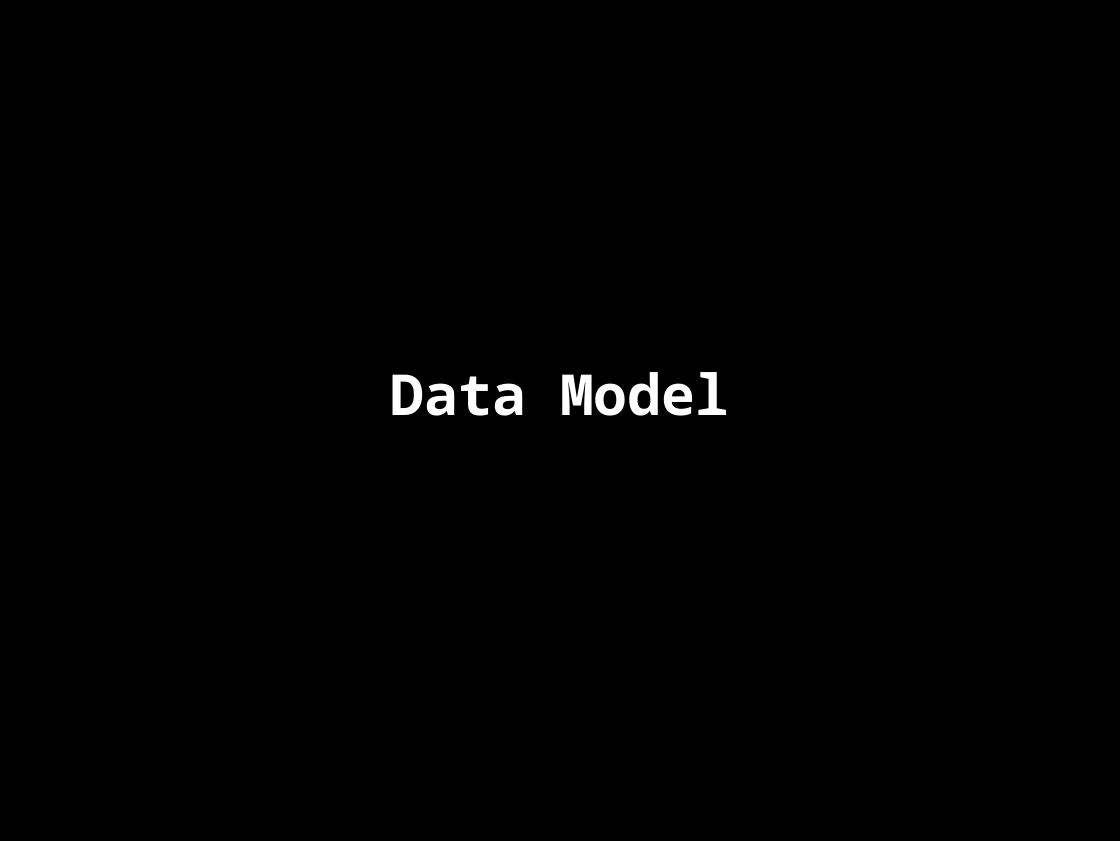
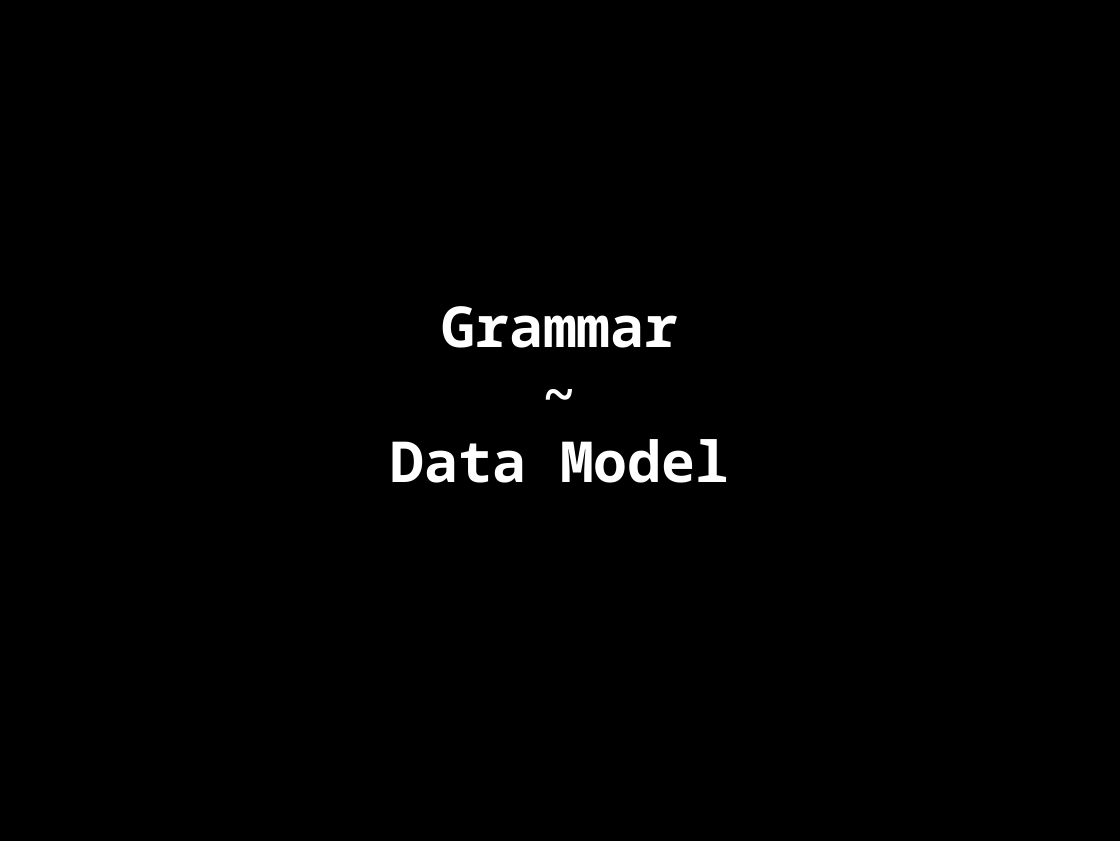
Before and after one commit to danja/hyperdata-2015, a slide deck: slide 29 of docs/salzburg/slides.odp (slide 24 before the commit). Drawn at 1120x841 pixels with LibreOffice and Linux fonts; fonts in the diff are those of the drawing. Boxes give left, top, right and bottom in pixels: in the first picture for what was removed or moved away, otherwise in the second. Text is boxed around its words. In the diff, an @@ line names an element or a change of style, - is before the commit and + after.

```diff
--- a/docs/salzburg/slides.odp
+++ b/docs/salzburg/slides.odp
@@ subtitle at bbox=[441, 306, 678, 348]: paragraphs added @@
+Grammar
+~
```
Also in this commit, not shown: 13 other slides changed, 11 slides added, 11 other files.
